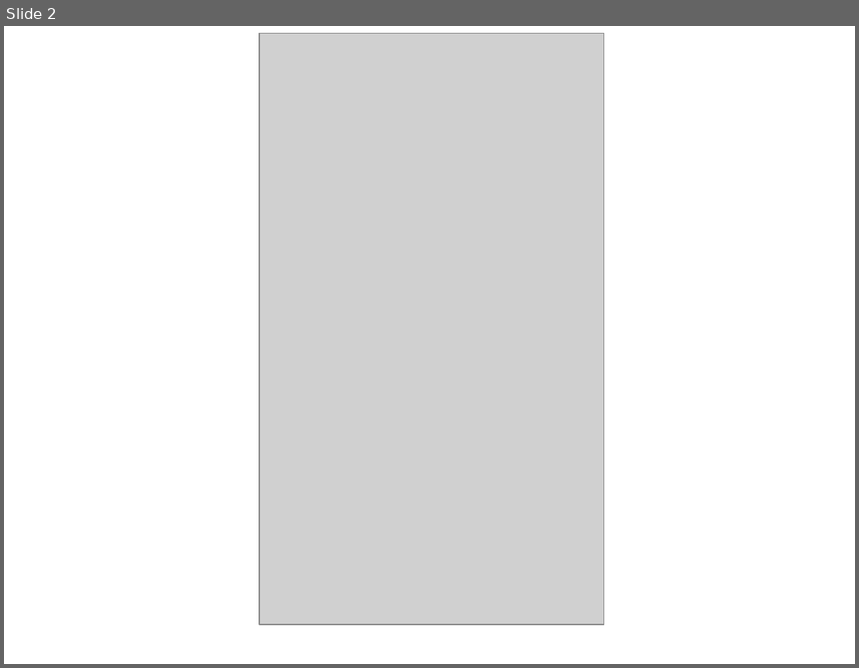
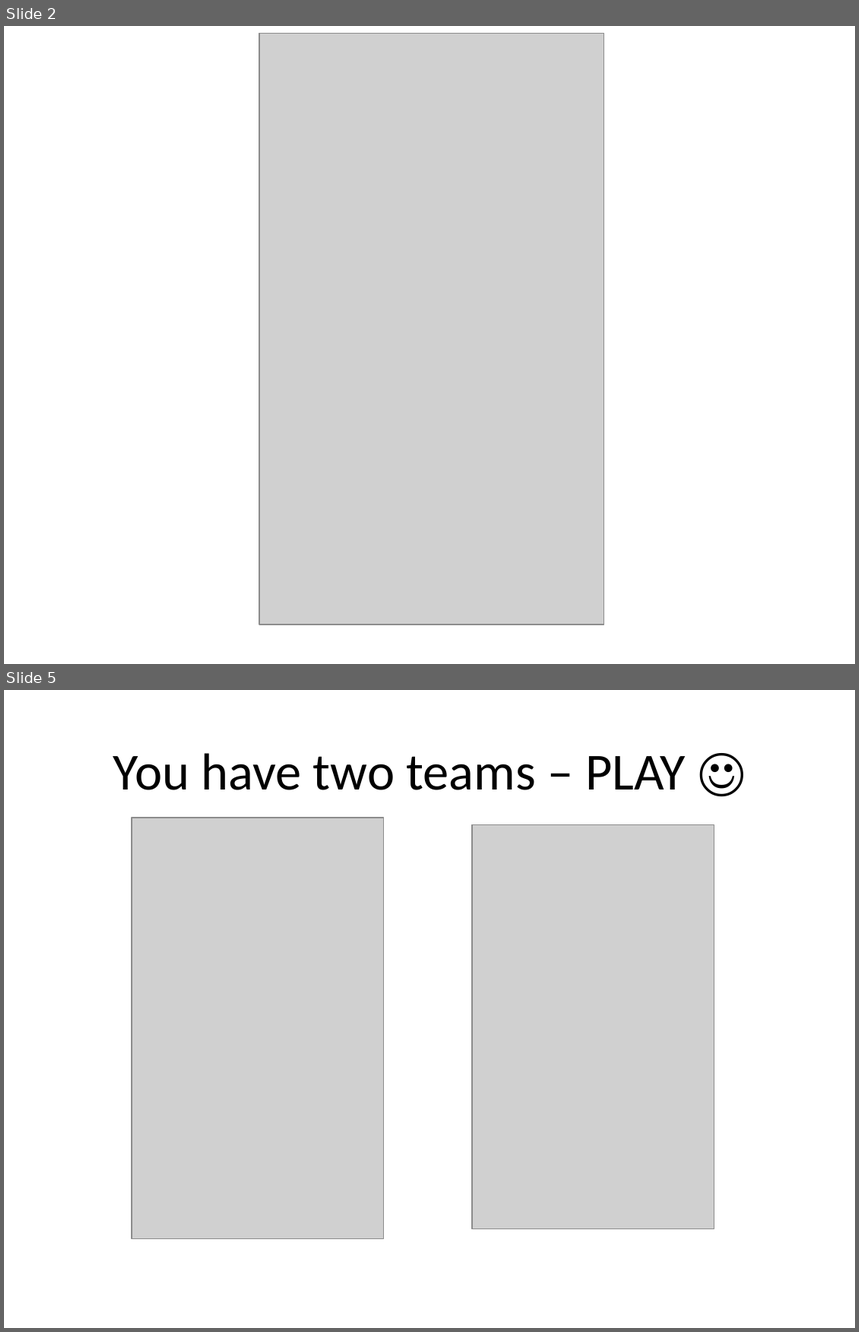
Before and after one commit to andriybuday/hakaton-wp7-mobile, a slide deck: SS-Mobile-Two/Face2Face.Presentation.pptx. Shown one above the other, each under a label of ours: slide 2 before the commit, slides 2 and 5 after it; the slides between them are not shown. The pictures are 859x668 and 859x1332 pixels, drawn with LibreOffice and Linux fonts; fonts in the diff are those of the drawing; grey boxes stand for pictures. Boxes give left, top, right and bottom in pixels: in the first picture for what was removed or moved away, otherwise in the second. Text is boxed around its words. In the diff, an @@ line names an element or a change of style, - is before the commit and + after.

```diff
--- a/SS-Mobile-Two/Face2Face.Presentation.pptx
+++ b/SS-Mobile-Two/Face2Face.Presentation.pptx
@@ slide 5 added at (4,690,855,1328), background #FFFFFF @@
@@ title added at (113,753,686,790), 44 pt, text #000000 @@
+You have two teams – PLAY ☺
@@ picture added at (132,818,384,1239) @@
@@ picture added at (472,825,714,1229) @@
```
Also in this commit, not shown: 3 other slides added, 3 slides removed.
